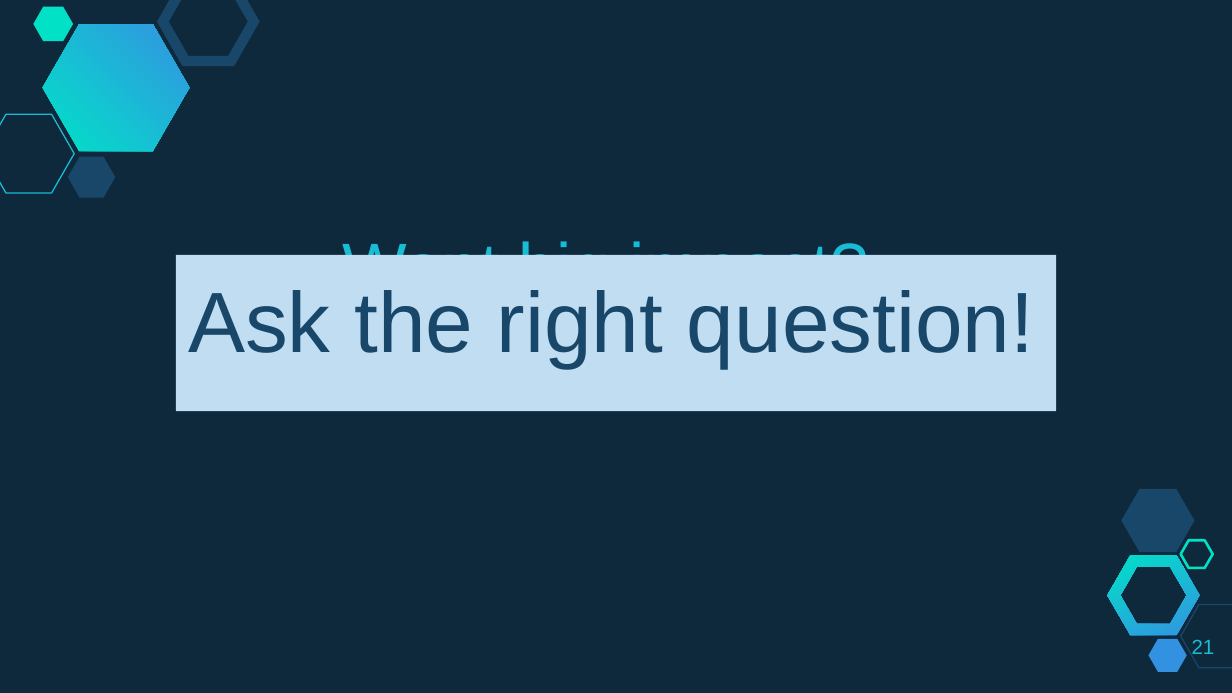
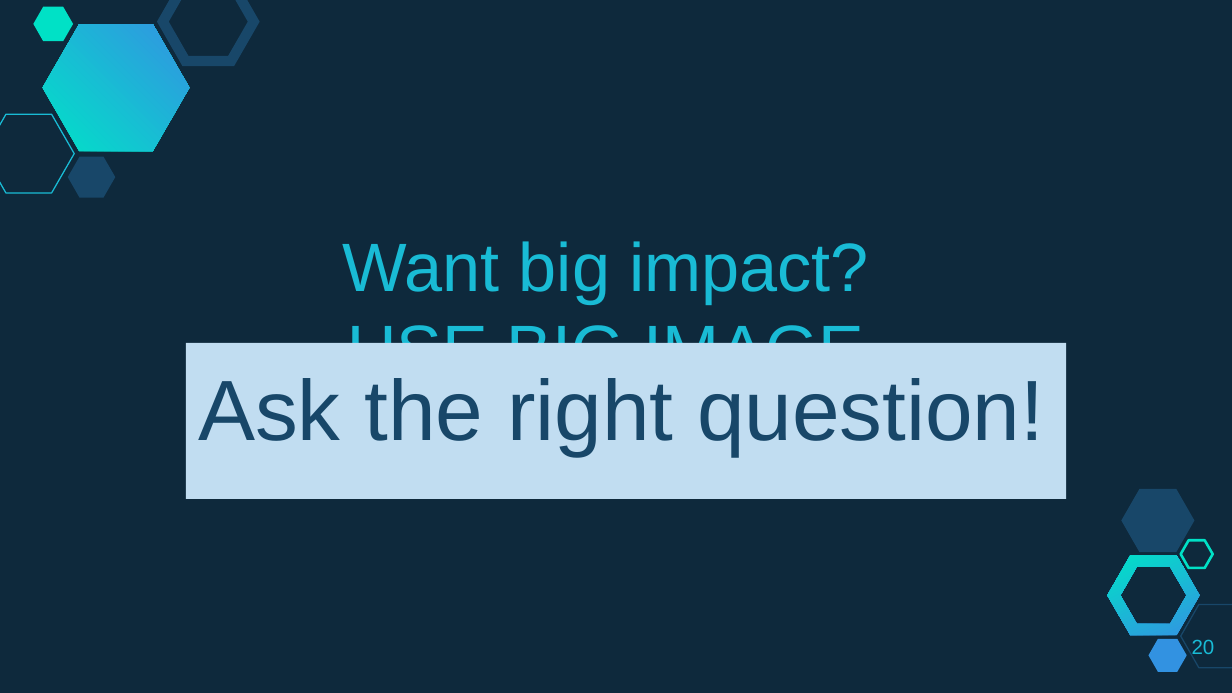
Before and after one commit to rodrigo-cabral-lab/cloudwalk_case, a slide deck: slide 20 of presentation_case_rodrigocabral_cloudwalk.pptx (slide 21 before the commit). Drawn at 1232x693 pixels with LibreOffice and Linux fonts; fonts in the diff are those of the drawing; background and template pictures are left out. Boxes give left, top, right and bottom in pixels: in the first picture for what was removed or moved away, otherwise in the second. Text is boxed around its words. In the diff, an @@ line names an element or a change of style, - is before the commit and + after.

```diff
--- a/presentation_case_rodrigocabral_cloudwalk.pptx
+++ b/presentation_case_rodrigocabral_cloudwalk.pptx
@@ rectangle "Ask the right question!": place and size @@
-rectangle "Ask the right question!" at bbox=[176, 255, 1057, 411]
+rectangle "Ask the right question!" at bbox=[186, 342, 1067, 499]
@@ page number at bbox=[1192, 639, 1215, 659]: text changed @@
-21
+20
```
Also in this commit, not shown: 14 other slides changed, 1 slide added, 3 slides removed.
